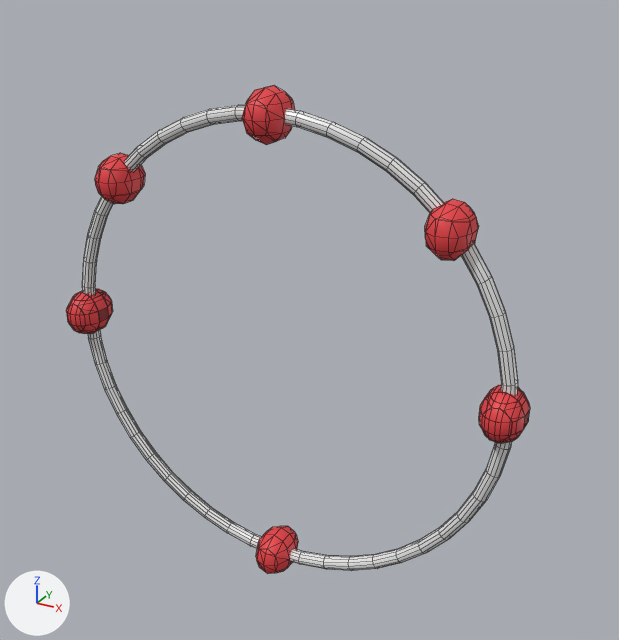
A saved change to the OBJ model src/config/res/6/6.obj.
Before and after are seen from a 50 mm camera at (1.68, -2.75, 1.58) aimed at (0.1, 0.13, 0.13). The axes (+X, +Y, +Z) are drawn at lower left. The lights are the same throughout. Mesh edges are drawn as thin lines. Where no turn or scale is listed for an object, it has been applied to the vertices.

In view in the first picture: 'Electron.001_Mball.004', 'Electron_Mball', 'Ring_Torus'.
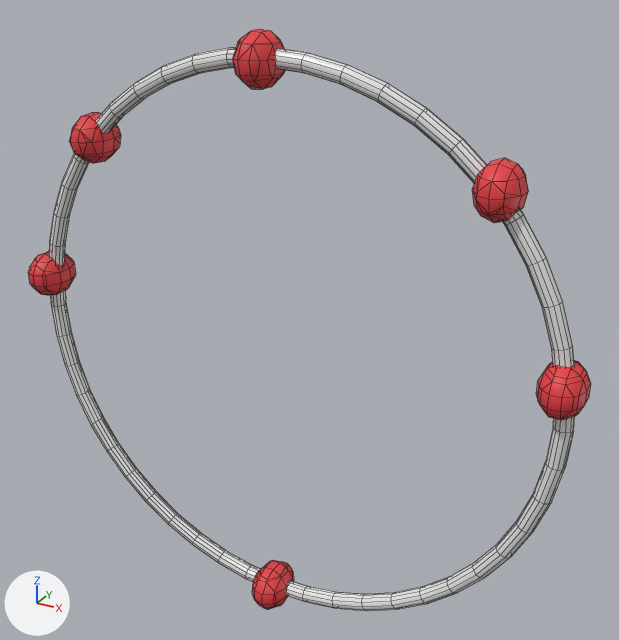
What the commit changed:
me_electron_mball is used by ob_electron_mball; location (0.0, 0.0, 0.0).
me_electron_mball had 448 vertices, 568 faces and spanned x -1.09..1.07, y -0.12..0.12, z -1.1..1.1.
me_electron_mball now has 438 vertices, 524 faces and spans x -1.3..1.27, y -0.13..0.14, z -1.3..1.29.
me_electron_mball part 1: the loose piece of 72 vertices spanning x -1.09..-0.92, y -0.12..0.12, z -0.1..0.1 is turned -180 degrees about the z axis through its middle, then moved by (2.18, 0.0, 0.15).
me_electron_mball part 2: the loose piece of 72 vertices spanning x 0.9..1.07, y -0.12..0.12, z -0.1..0.1 is turned -180 degrees about the z axis through its middle, then moved by (-2.2, 0.0, 0.15).
me_electron_mball part 3: a new loose piece of 76 vertices spanning x -0.12..0.05, y -0.12..0.12, z 1.09..1.29, in mat_electron_color (red #e73e43).
me_electron_mball part 4: a new loose piece of 72 vertices spanning x -0.96..-0.78, y -0.11..0.14, z 0.72..0.92, in mat_electron_color (red #e73e43).
me_electron_mball part 5: a new loose piece of 68 vertices spanning x 0.8..0.98, y -0.11..0.14, z 0.71..0.93, in mat_electron_color (red #e73e43).
me_electron_mball part 6: the loose piece of 80 vertices spanning x -0.83..-0.66, y -0.12..0.12, z 0.56..0.77 is deleted.
me_electron_mball part 7: the loose piece of 80 vertices spanning x 0.65..0.82, y -0.12..0.12, z 0.56..0.77 is deleted.
me_electron_mball part 8: the loose piece of 72 vertices spanning x -0.09..0.09, y -0.12..0.12, z 0.89..1.1 is deleted.
me_electron_mball part 9: 1 vertex moved within x 0.0, y 0.03, z -1.1; 71 vertices removed from x -0.09..0.09, y -0.12..0.12, z -1.1..-0.89; 77 vertices added at x -0.1..0.07, y -0.13..0.11, z -1.3..-1.09.
me_ring_torus has 576 vertices, 576 faces and spans x -1.03..1.03, y -0.03..0.03, z -1.03..1.03.
me_ring_torus is used by ob_ring_torus; location (0.0, 0.0, 0.0).
me_ring_torus part 10: the whole mesh is turned -180 degrees about the z axis through its middle and scaled by 1.2.
Object 'Electron.001_Mball.004' (ob_electron_001_mball_004) is deleted.

Pixel boxes (x1, y1, x2, y2) of what changed, in the pictures (619 x 640 px; the box of a moved part takes in the faces that stretch with it):
'Ring_Torus', mesh turned: before (82, 105, 518, 571); after (49, 48, 575, 611)
'Electron_Mball', reshaped (22% wider, 19% taller): before (67, 86, 530, 574); after (28, 29, 591, 609)
'Electron.001_Mball.004', deleted (red): before (66, 289, 530, 444)
part 1 of me_electron_mball, moved or reshaped: before (67, 290, 113, 334); after (536, 360, 591, 420)
part 2 of me_electron_mball, moved or reshaped: before (481, 385, 530, 443); after (28, 251, 76, 295)
part 3 of me_electron_mball, added (red): after (232, 29, 285, 89)
part 4 of me_electron_mball, added (red): after (69, 113, 121, 163)
part 5 of me_electron_mball, added (red): after (472, 158, 528, 223)
part 6 of me_electron_mball, deleted (red): before (95, 153, 145, 204)
part 7 of me_electron_mball, deleted (red): before (425, 199, 479, 261)
part 8 of me_electron_mball, deleted (red): before (242, 86, 295, 145)
part 9 of me_electron_mball, moved or reshaped: before (256, 526, 298, 574); after (252, 560, 294, 609)
